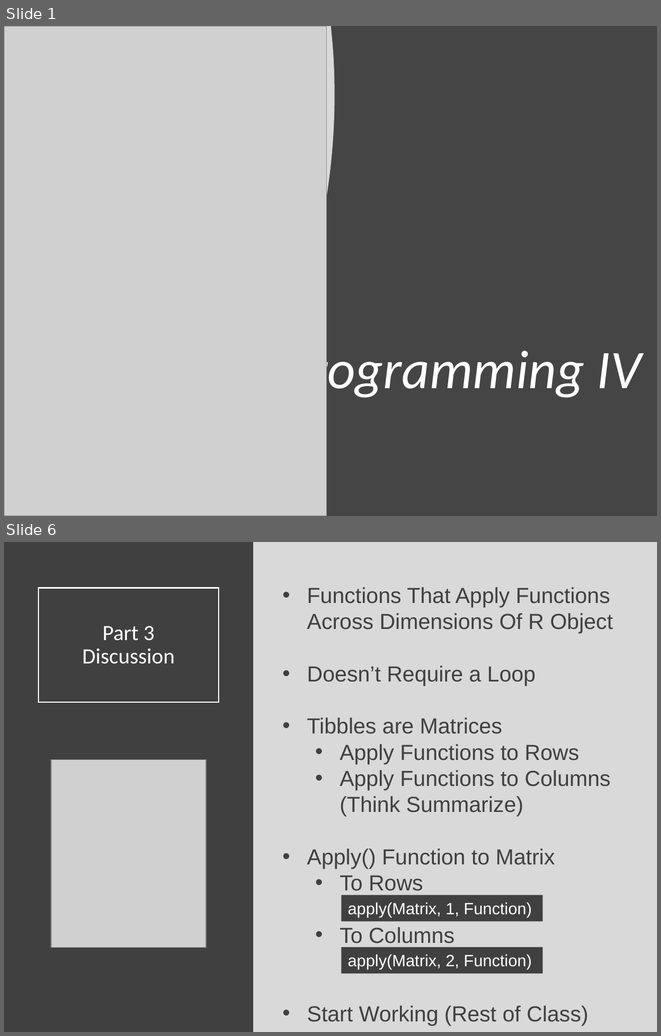
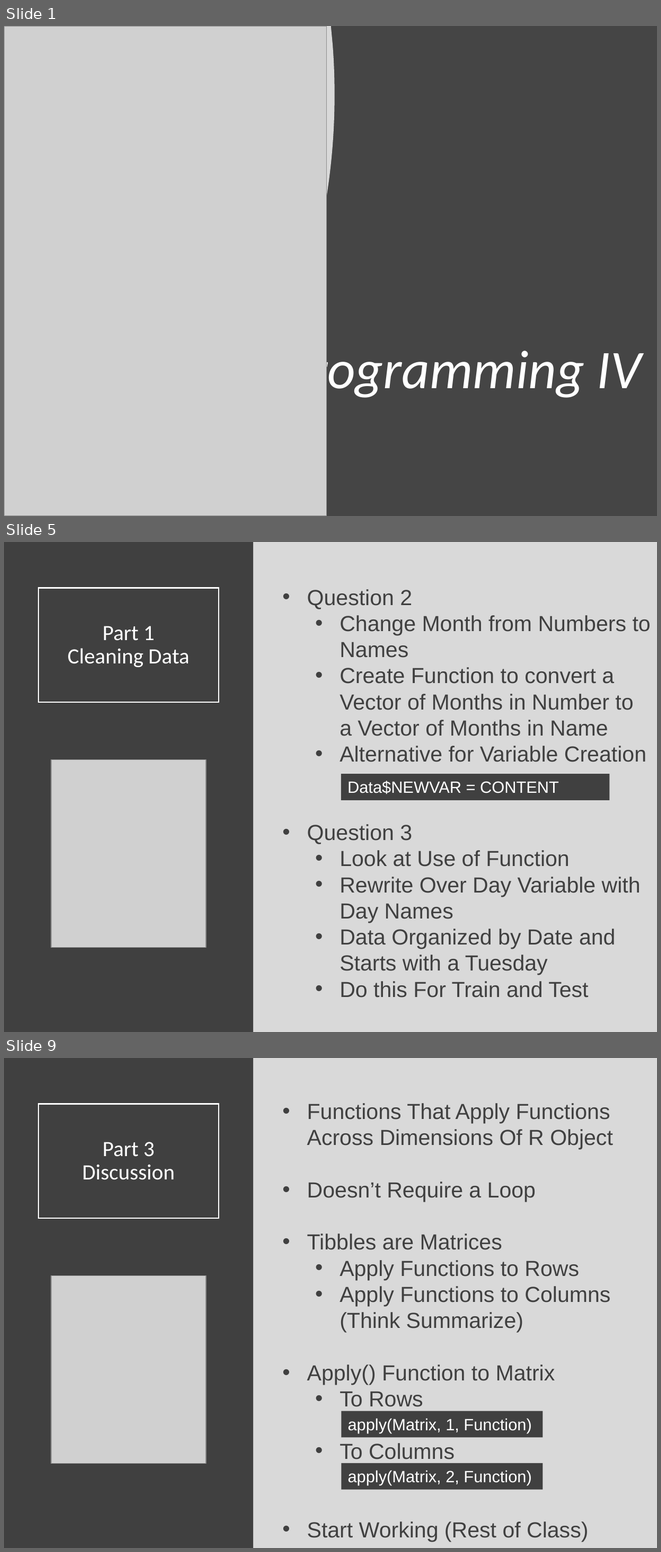
Before and after one commit to SuperMarioGiacomazzo/STOR320_WEBSITE, a slide deck: Lecture/Programming 4/Programming_4_Lecture.pptx. Shown one above the other, each under a label of ours: slides 1 and 6 before the commit, slides 1, 5 and 9 after it; the slides between them are not shown. The pictures are 661x1036 and 661x1552 pixels, drawn with LibreOffice and Linux fonts; fonts in the diff are those of the drawing; grey boxes stand for pictures. Boxes give left, top, right and bottom in pixels: in the first picture for what was removed or moved away, otherwise in the second. Text is boxed around its words. In the diff, an @@ line names an element or a change of style, - is before the commit and + after.

```diff
--- a/Lecture/Programming 4/Programming_4_Lecture.pptx
+++ b/Lecture/Programming 4/Programming_4_Lecture.pptx
@@ slide 5 added at [4, 542, 657, 1032], background #D9D9D9 @@
@@ rectangle added at [4, 542, 254, 1032], fill #404040 @@
@@ title added at [38, 588, 219, 702], outline #FFFFFF 1.5 pt, 24 pt, text #FFFFFF @@
+Part 1
+Cleaning Data
@@ text added at [307, 589, 651, 997], 24 pt, text #404040 @@
+• Question 2
+  • Change Month from Numbers to Names
+  • Create Function to convert a Vector of Months in Number to a Vector of Months in Name
+  • Alternative for Variable Creation
+• Question 3
+  • Look at Use of Function
+  • Rewrite Over Day Variable with Day Names
+  • Data Organized by Date and Starts with a Tuesday
+  • Do this For Train and Test
@@ picture added at [51, 759, 206, 947] @@
@@ rectangle added at [341, 774, 609, 800], fill #404040, 18 pt, text #FFFFFF @@
+Data$NEWVAR = CONTENT
@@ what was slide 6 is now slide 9 @@
```
Also in this commit, not shown: 3 slides changed, 3 other slides added, 1 slide removed, 2 other files.
